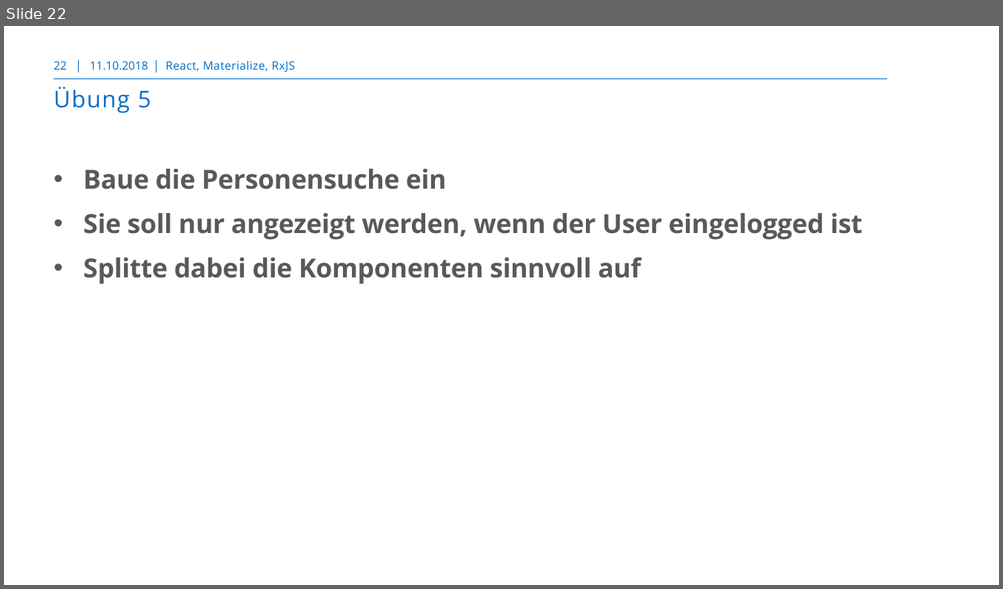
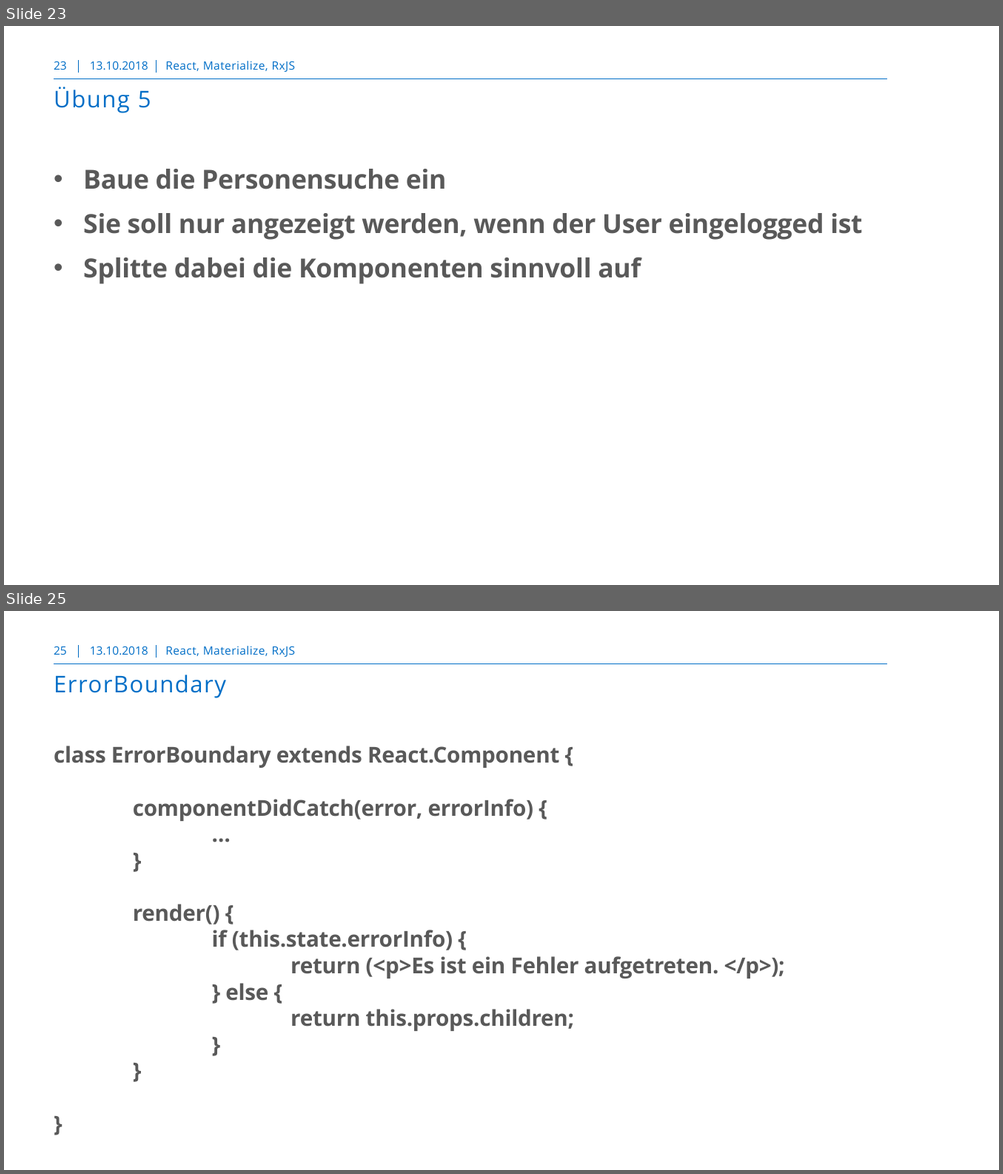
Before and after one commit to markusborer/ReactSample, a slide deck: React.pptx. Shown one above the other, each under a label of ours: slide 22 before the commit, slides 23 and 25 after it; the slides between them are not shown. The pictures are 1003x589 and 1003x1174 pixels, drawn with LibreOffice and Linux fonts; fonts in the diff are those of the drawing; background and template pictures are left out. Boxes give left, top, right and bottom in pixels: in the first picture for what was removed or moved away, otherwise in the second. Text is boxed around its words. In the diff, an @@ line names an element or a change of style, - is before the commit and + after.

```diff
--- a/React.pptx
+++ b/React.pptx
@@ slide 25 added at bbox=[4, 611, 999, 1170], background #FFFFFF; not listed: 3 template elements that a slide beside it also shows @@
@@ page number added at bbox=[54, 646, 67, 655], 10.5 pt, text #006EC7 @@
+25
@@ text added at bbox=[90, 646, 148, 655], 10.5 pt, text #006EC7 @@
+13.10.2018
@@ text added at bbox=[165, 646, 296, 657], 10.5 pt, text #006EC7 @@
+React, Materialize, RxJS
@@ title added at bbox=[54, 675, 226, 698], 21 pt, text #006EC7 @@
+ErrorBoundary
@@ text added at bbox=[54, 746, 785, 1031], 20 pt, text #595959, bold @@
+class ErrorBoundary extends React.Component {
+componentDidCatch(error, errorInfo) {
+…
+}
+render() {
+if (this.state.errorInfo) {
+return (<p>Es ist ein Fehler aufgetreten. </p>);
+} else {
+return this.props.children;
+}
+}
+}
@@ what was slide 22 is now slide 23 @@
@@ slide 23 changed as well @@
@@ page number at bbox=[54, 61, 67, 70]: text changed @@
-22
+23
@@ text at bbox=[90, 61, 148, 70]: text changed @@
-11.10.2018
+13.10.2018
```
Also in this commit, not shown: 23 other slides changed, 2 other slides added, 1 other file.
